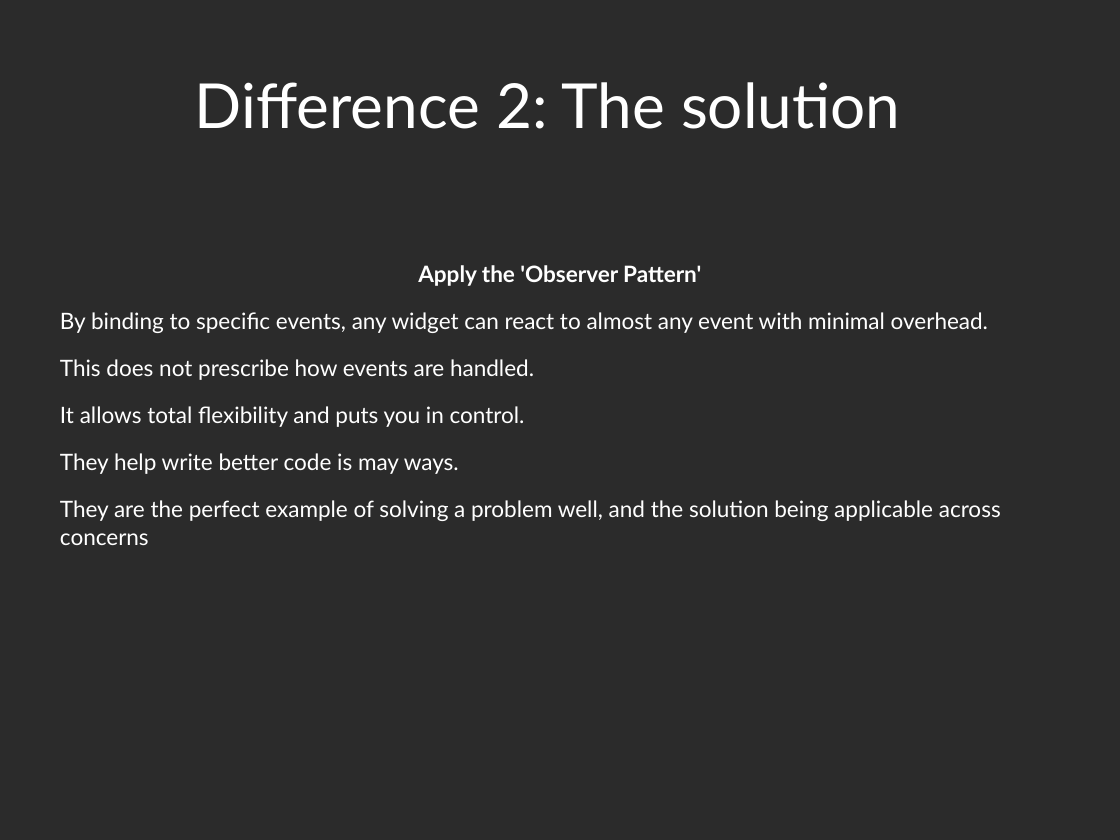
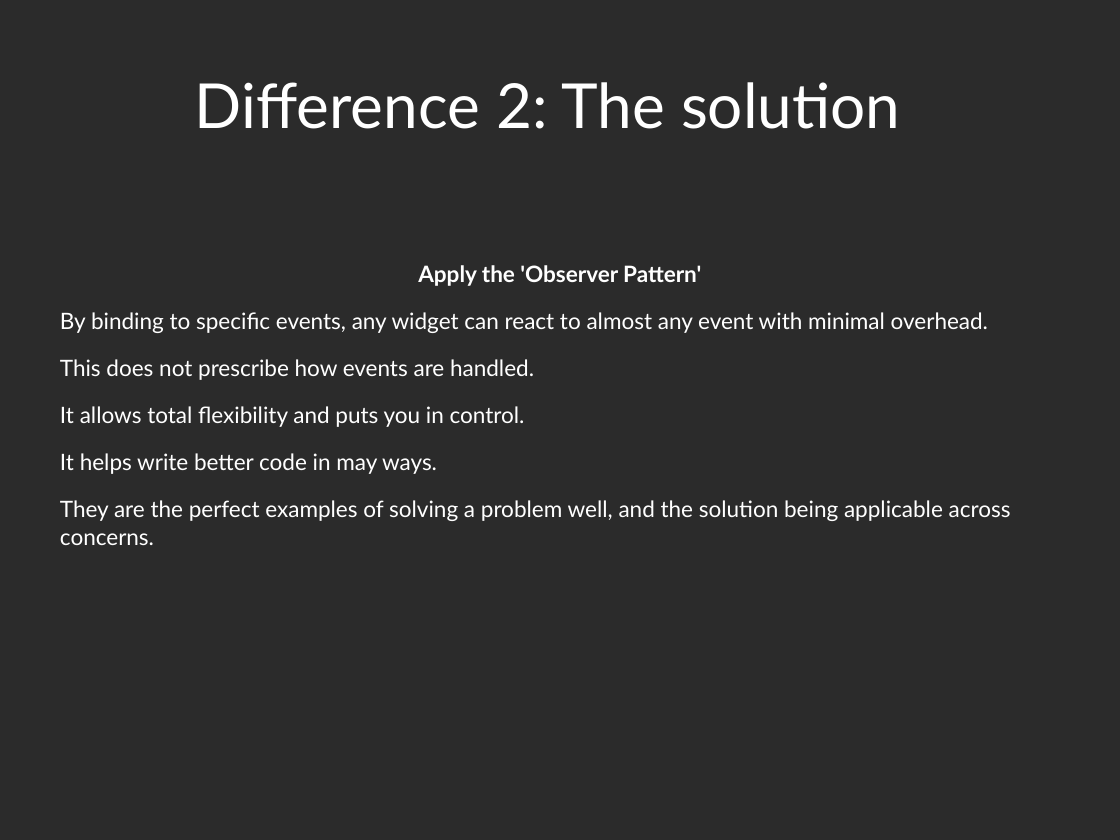
Before and after one commit to Zen-CODE/kivybits, a slide deck: slide 14 of PyCon/ZA 2013/PyCon.odp. Drawn at 1120x840 pixels with LibreOffice and Linux fonts; fonts in the diff are those of the drawing; background and template pictures are left out; a plain dark background stands for a picture behind light text. Boxes give left, top, right and bottom in pixels: in the first picture for what was removed or moved away, otherwise in the second. Text is boxed around its words. In the diff, an @@ line names an element or a change of style, - is before the commit and + after.

```diff
--- a/PyCon/ZA 2013/PyCon.odp
+++ b/PyCon/ZA 2013/PyCon.odp
@@ text at (x1=60, y1=453, x2=1011, y2=545): text changed @@
-They help write better code is may ways.
-They are the perfect example of solving a problem well, and the solution being applicable across concerns
+It helps write better code in may ways.
+They are the perfect examples of solving a problem well, and the solution being applicable across concerns.
```
Also in this commit, not shown: 17 other slides changed, 1 slide removed, 1 other file.
